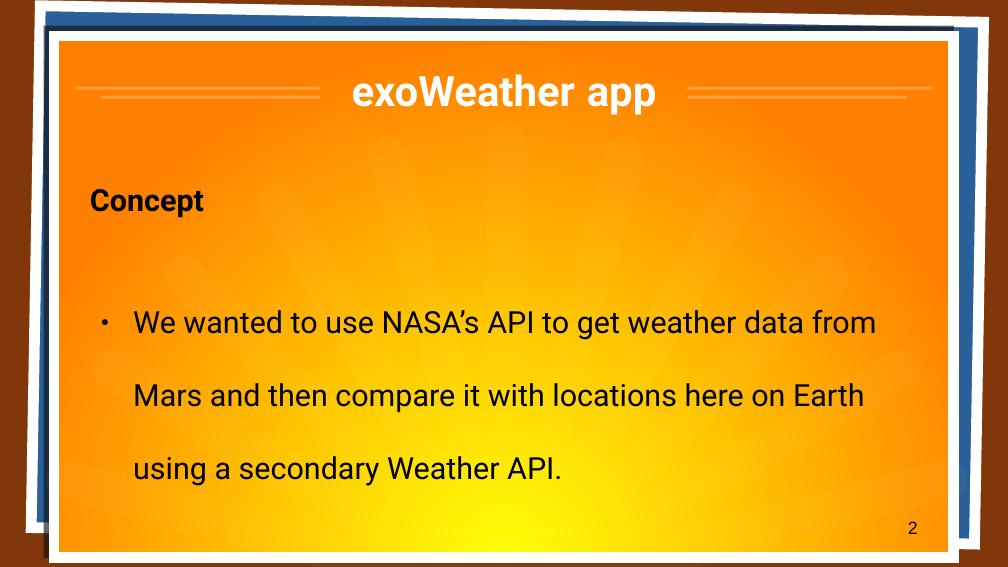
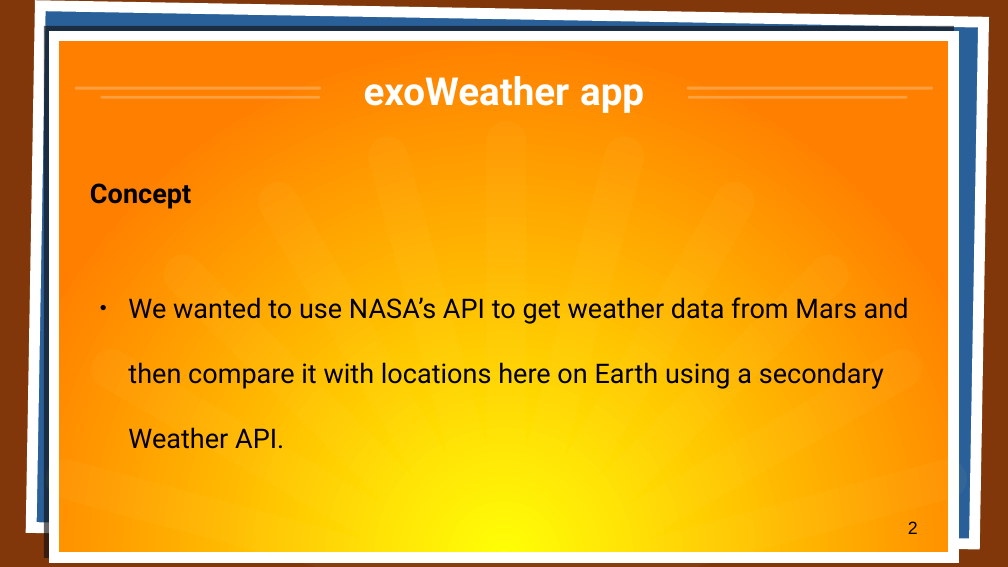
Before and after one commit to aagb1884/exoWeather, a slide deck: slide 2 of presentation/js_group_project_presentation.pptx. Drawn at 1008x567 pixels with LibreOffice and Linux fonts; fonts in the diff are those of the drawing. Boxes give left, top, right and bottom in pixels: in the first picture for what was removed or moved away, otherwise in the second. Text is boxed around its words. In the diff, an @@ line names an element or a change of style, - is before the commit and + after.

```diff
--- a/presentation/js_group_project_presentation.pptx
+++ b/presentation/js_group_project_presentation.pptx
@@ title "exoWeather app" at (364,76,644,113): size 33 to 30.4 pt @@
@@ freeform shape at (46,121,968,567): outline redrawn @@
@@ text "Concept" at (90,183,909,449): size 24 to 21.4 pt; indent changed @@
```
Also in this commit, not shown: 14 other slides changed, 1 slide added, 1 other file.
